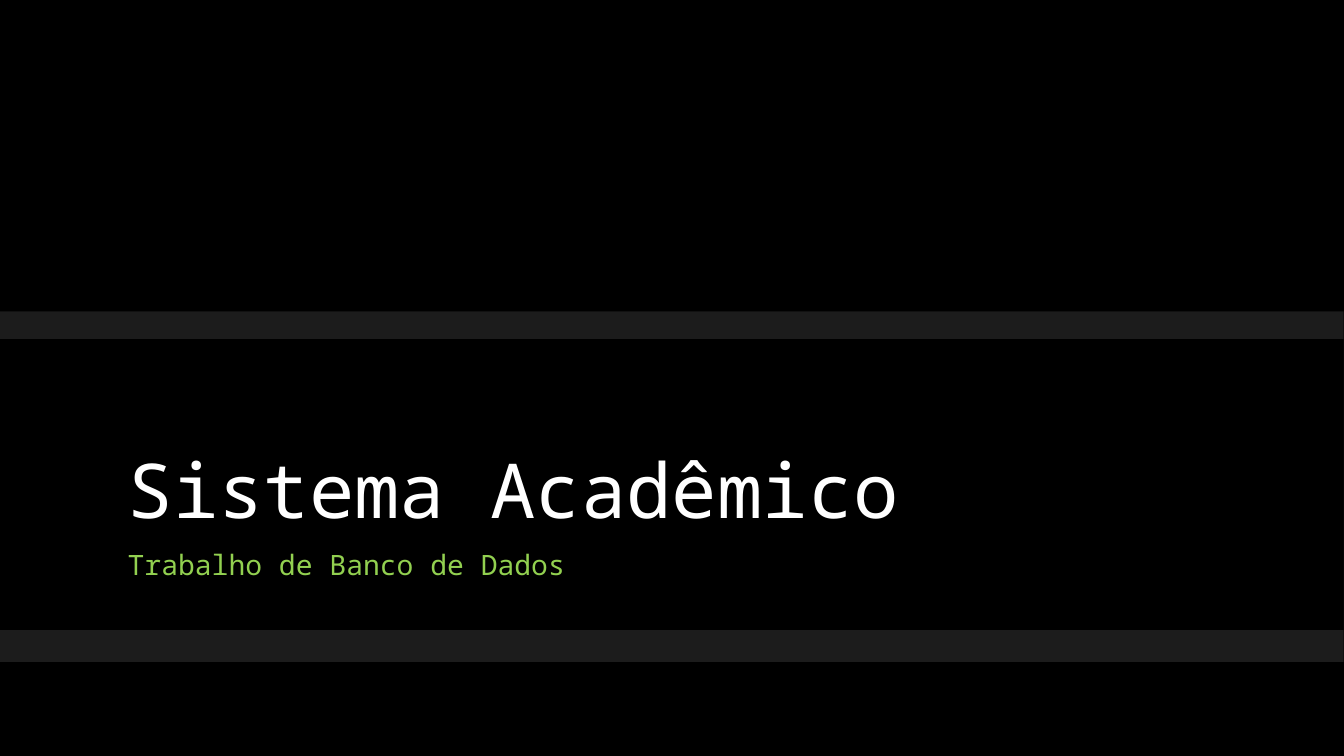
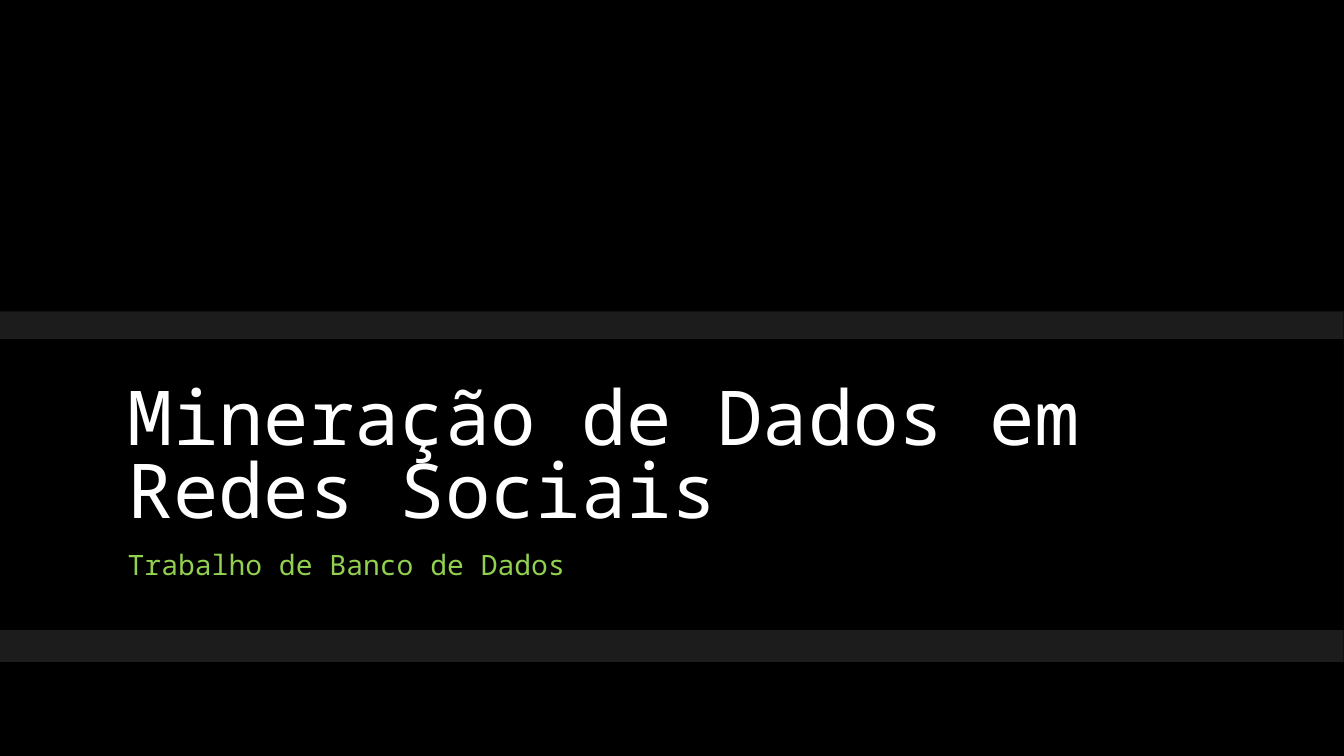
Before and after one commit to calosguilherme/trab01, a slide deck: slide 1 of Apresentação.pptx. Drawn at 1344x756 pixels with LibreOffice and Linux fonts; fonts in the diff are those of the drawing; background and template pictures are left out. Boxes give left, top, right and bottom in pixels: in the first picture for what was removed or moved away, otherwise in the second. Text is boxed around its words. In the diff, an @@ line names an element or a change of style, - is before the commit and + after.

```diff
--- a/Apresentação.pptx
+++ b/Apresentação.pptx
@@ title at (128, 387, 1080, 519): text changed @@
-Sistema Acadêmico
+Mineração de Dados em Redes Sociais
```
Also in this commit, not shown: 6 slides added, 8 slides removed.
